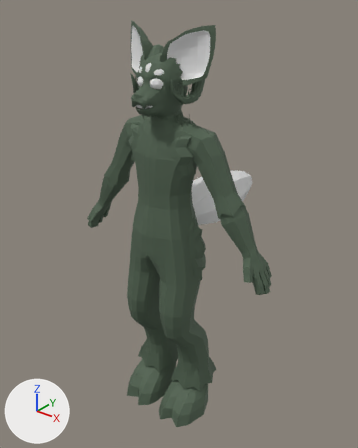
The FBX model Nettles.fbx as it was, and as the next commit left it.
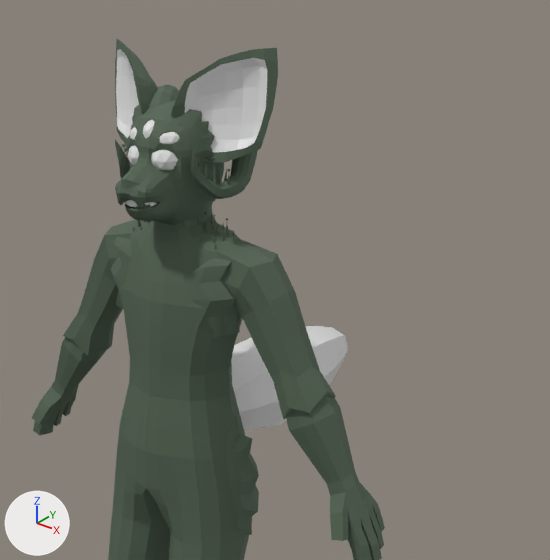
There are two pictures of each version: one whole from a 50 mm camera at (1.38, -1.61, 2.11) aimed at (-0.09, 0.22, 0.97), one close up on the part from 20% to 100% of the width and 0% to 65% of the height. Every picture has the same lights, and +X, +Y and +Z are marked at lower left. The first two pictures are the older version. Where no turn or scale is listed for an object, it has been applied to the vertices.

Names of what the first close-up shows: 'Body', 'Eyes'.
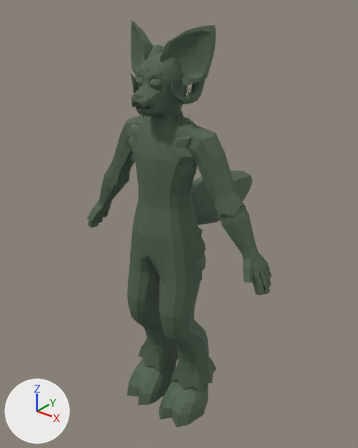
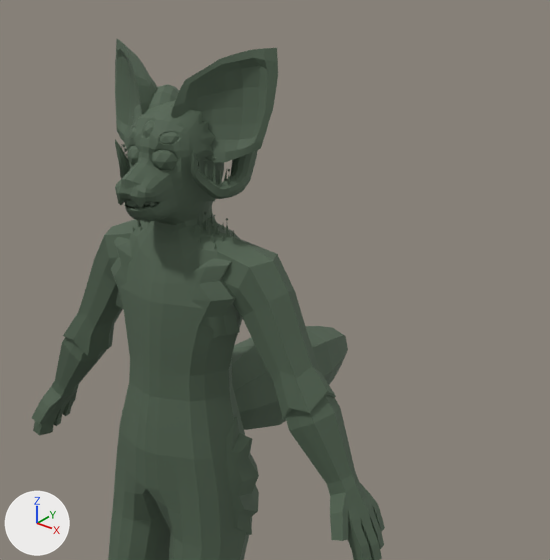
What the commit changed:
me_body has 3829 vertices, 3824 faces and spans x -0.56..0.56, y -0.17..0.77, z 0.0..1.97.
me_body is used by ob_body; location (0.0, 0.0, 0.0).
me_body part 1: all 218 faces that had it switch from mat_glow (white #e7e7e7) to mat_fur (greyish green #516350).
me_eyes has 70 vertices, 86 faces and spans x -0.0714..0.0714, y -0.1047..-0.046, z 1.7214..1.8279.
me_eyes no longer uses material mat_eye (white #e7e7e7).
me_eyes gains material mat_fur (greyish green #516350).

Location of each change, (x1, y1, x2, y2) in pixels of the close-ups (550 x 560 px):
'Eyes', recoloured (darker)
    both: (128, 120, 179, 170)
part 1 of me_body, recoloured
    both: (116, 49, 348, 430)
